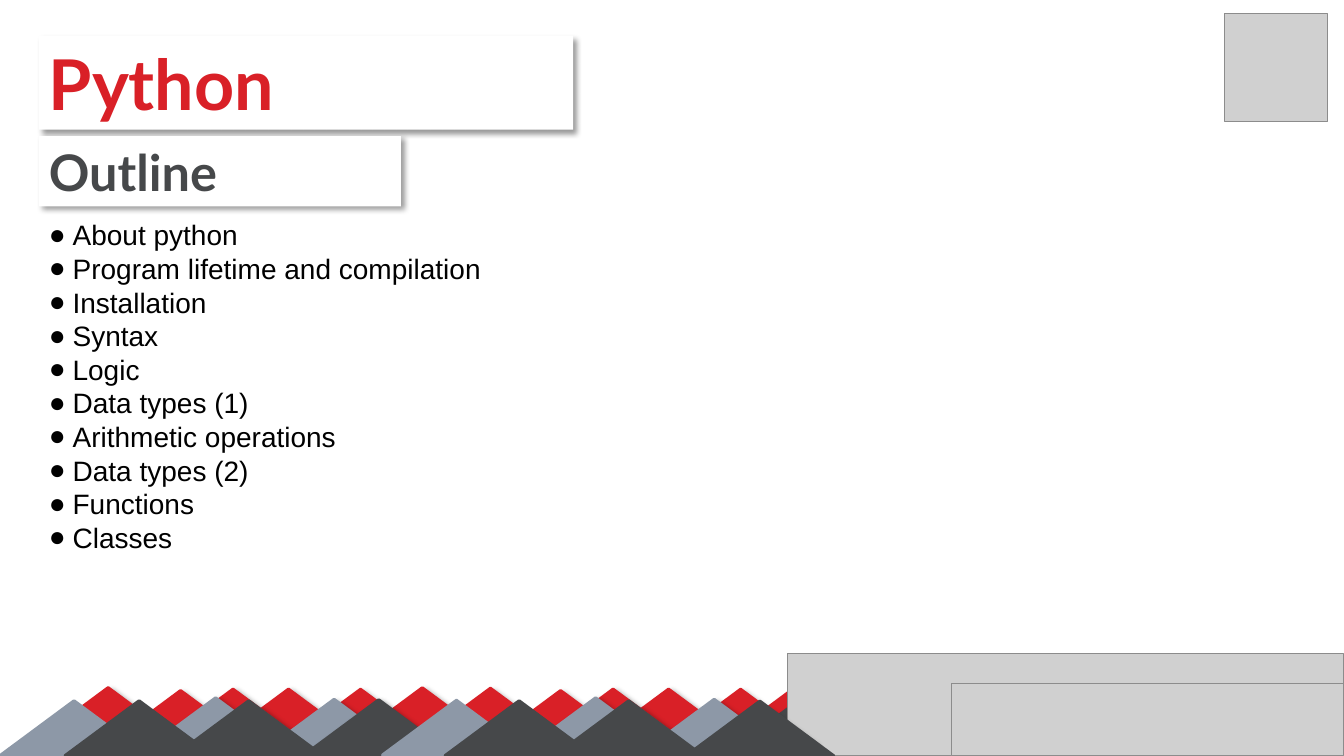
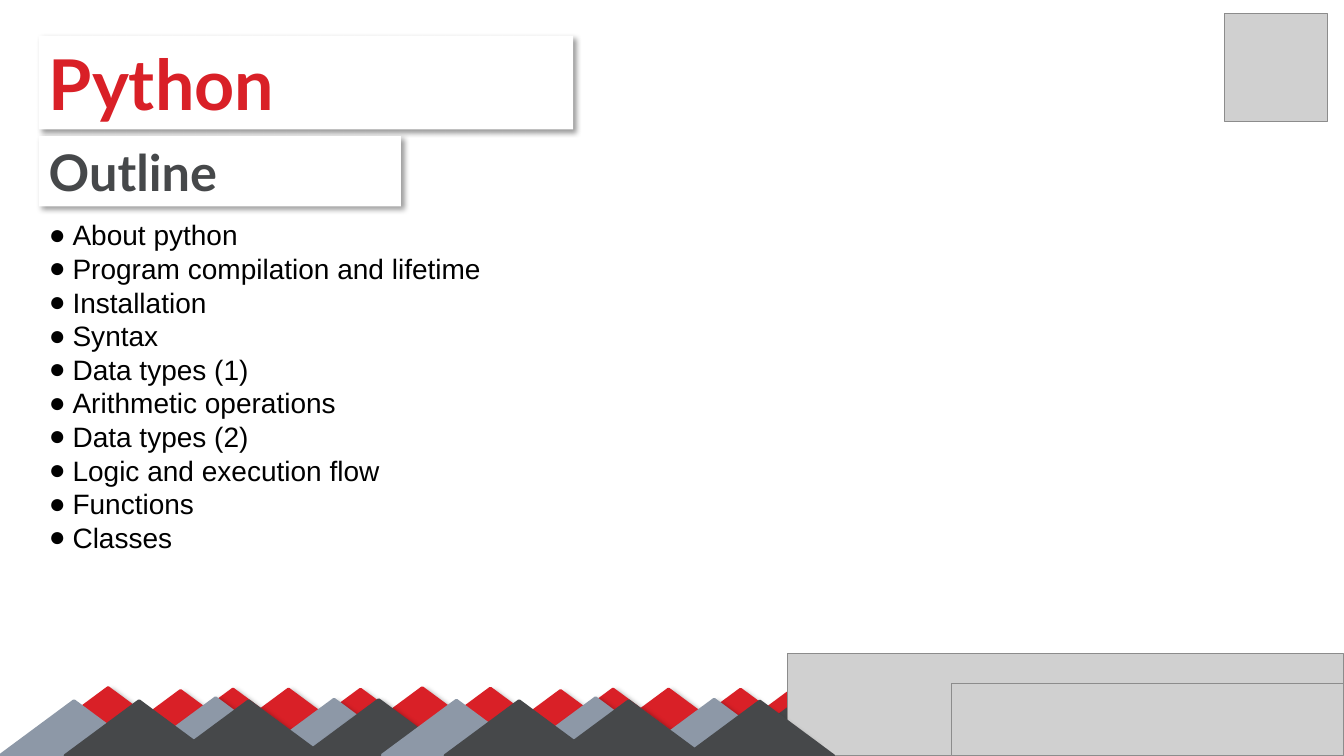
Before and after one commit to SalmaGira/machine-learning-workshop-Kvector, a slide deck: slide 2 of Sessions/Session 1/python-omar/python.pptx. Drawn at 1344x756 pixels with LibreOffice and Linux fonts; fonts in the diff are those of the drawing; grey boxes stand for pictures. Boxes give left, top, right and bottom in pixels: in the first picture for what was removed or moved away, otherwise in the second. Text is boxed around its words. In the diff, an @@ line names an element or a change of style, - is before the commit and + after.

```diff
--- a/Sessions/Session 1/python-omar/python.pptx
+++ b/Sessions/Session 1/python-omar/python.pptx
@@ text at [73,258,481,284]: text changed @@
-● Program lifetime and compilation
+● Program compilation and lifetime
@@ text at [73,359,140,385]: paragraph removed @@
-● Logic
@@ text at [73,460,380,486]: paragraph added @@
+● Logic and execution flow
```
Also in this commit, not shown: 2 other slides changed, 5 slides added, 2 slides removed, 1 other file.
